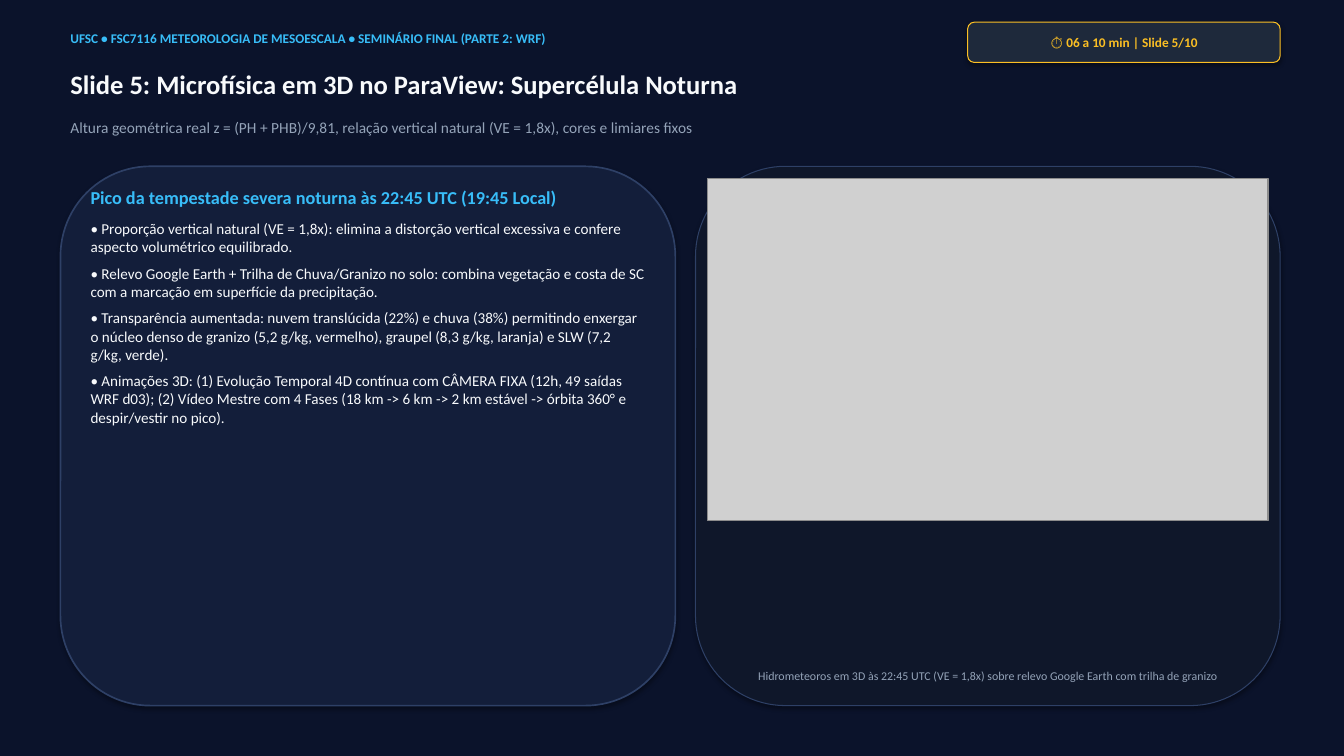
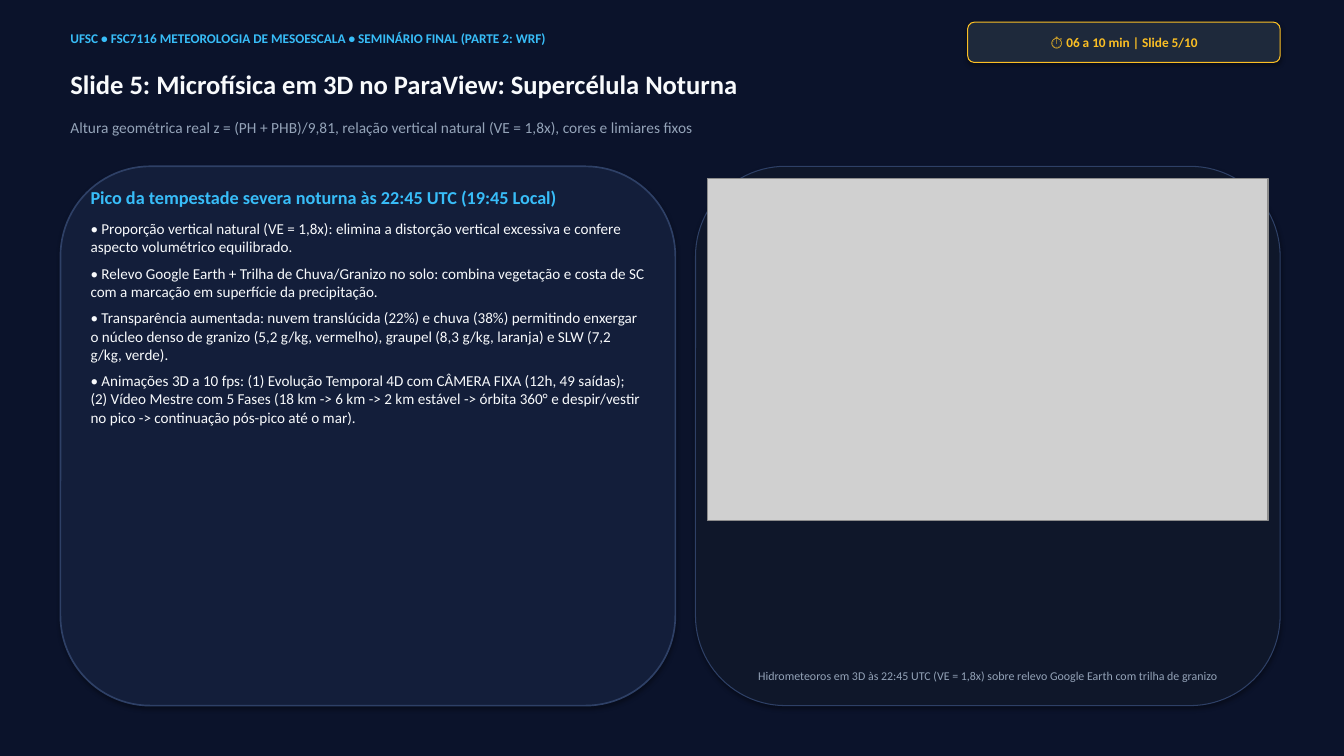
Before and after one commit to reinaldohaas/tarefa-meso, a slide deck: slide 5 of apresentacao/apresentacao_wrf_granizo.pptx. Drawn at 1344x756 pixels with LibreOffice and Linux fonts; fonts in the diff are those of the drawing; grey boxes stand for pictures. Boxes give left, top, right and bottom in pixels: in the first picture for what was removed or moved away, otherwise in the second. Text is boxed around its words. In the diff, an @@ line names an element or a change of style, - is before the commit and + after.

Commit message:
feat(3d): divisao politica em d01/d02, chuva horaria no pico, continuacao pos-pico ao mar e reproducao a 10 fps

```diff
--- a/apresentacao/apresentacao_wrf_granizo.pptx
+++ b/apresentacao/apresentacao_wrf_granizo.pptx
@@ text at (91,373,640,426): text changed @@
-• Animações 3D: (1) Evolução Temporal 4D contínua com CÂMERA FIXA (12h, 49 saídas WRF d03); (2) Vídeo Mestre com 4 Fases (18 km -> 6 km -> 2 km estável -> órbita 360° e despir/vestir no pico).
+• Animações 3D a 10 fps: (1) Evolução Temporal 4D com CÂMERA FIXA (12h, 49 saídas); (2) Vídeo Mestre com 5 Fases (18 km -> 6 km -> 2 km estável -> órbita 360° e despir/vestir no pico -> continuação pós-pico até o mar).
```
Also in this commit, not shown: 1 other slide changed, 13 other files.
